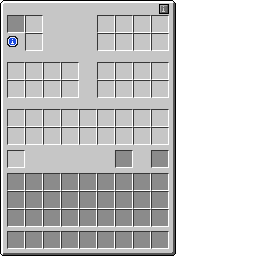
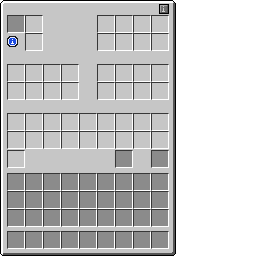
Before/after of a 256 × 256 layered artwork. What changed in the layer stack:
painted on "Mockup" over [7, 62, 169, 149]
